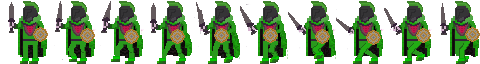
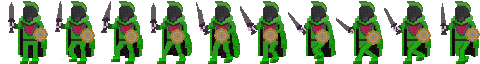
Layer changes from the first 480x64 image to the second:
painted on "Ebene #1" over [200, 3, 250, 34]
painted on "Layer #1" over [36, 26, 85, 27]
painted on "Ebene" over [39, 14, 480, 59]
